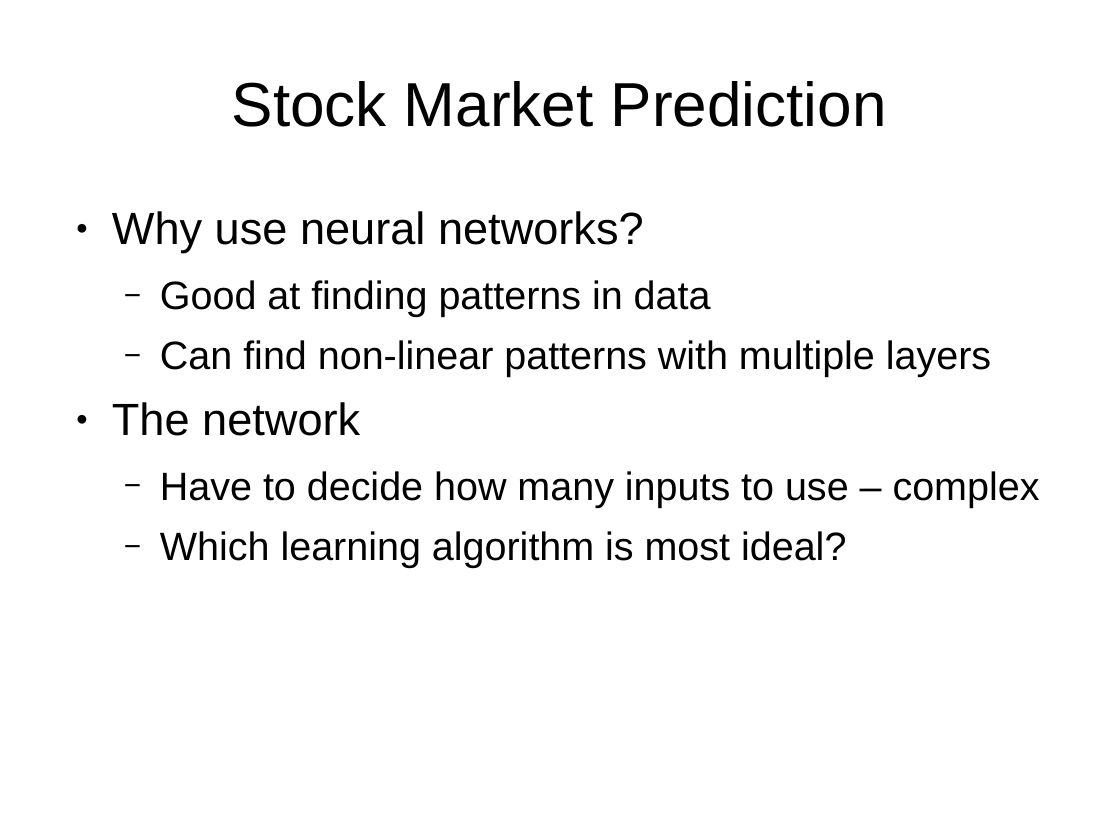
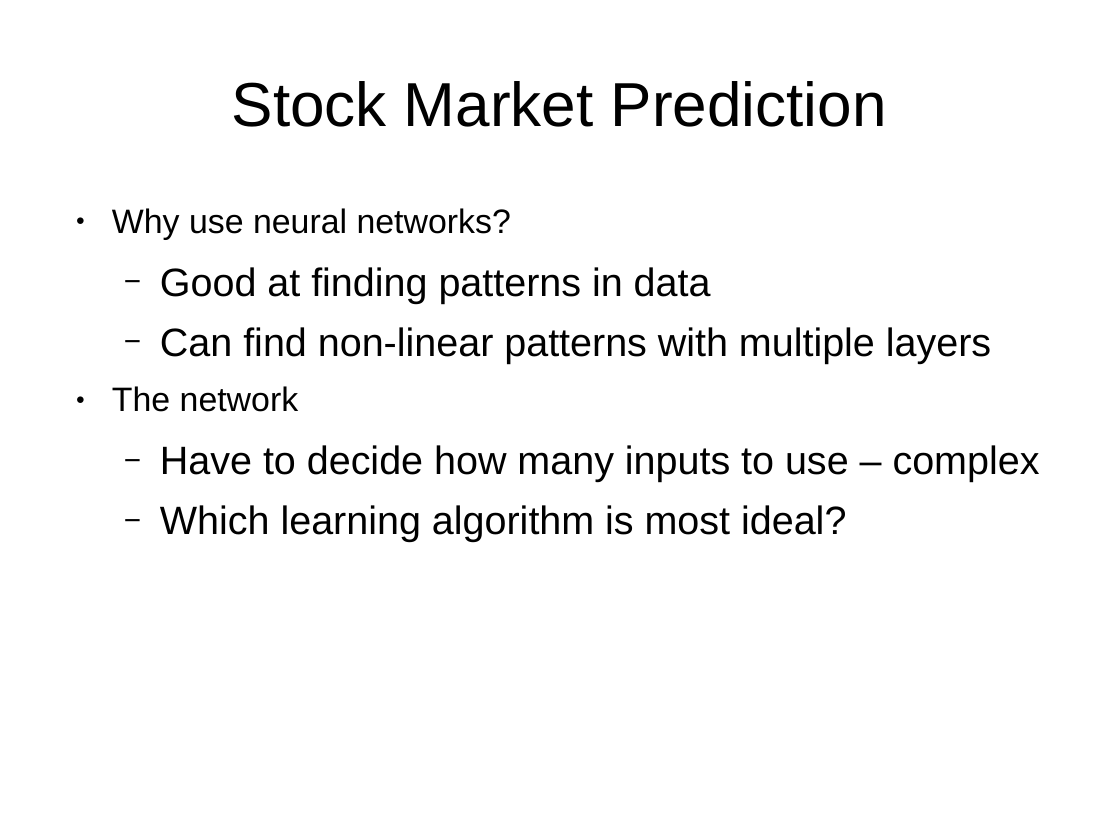
Before and after one commit to JaimeLennox/topicspresentation, a slide deck: slide 5 of presentation_applications.ppt. Drawn at 1120x840 pixels with LibreOffice and Linux fonts; fonts in the diff are those of the drawing. Boxes give left, top, right and bottom in pixels: in the first picture for what was removed or moved away, otherwise in the second. Text is boxed around its words. In the diff, an @@ line names an element or a change of style, - is before the commit and + after.

```diff
--- a/presentation_applications.ppt
+++ b/presentation_applications.ppt
@@ text at box(112, 208, 511, 412): size 32 to 24 pt in "Why use neural networks?", "The network" @@
```
Also in this commit, not shown: 4 other slides changed, 1 other file.
